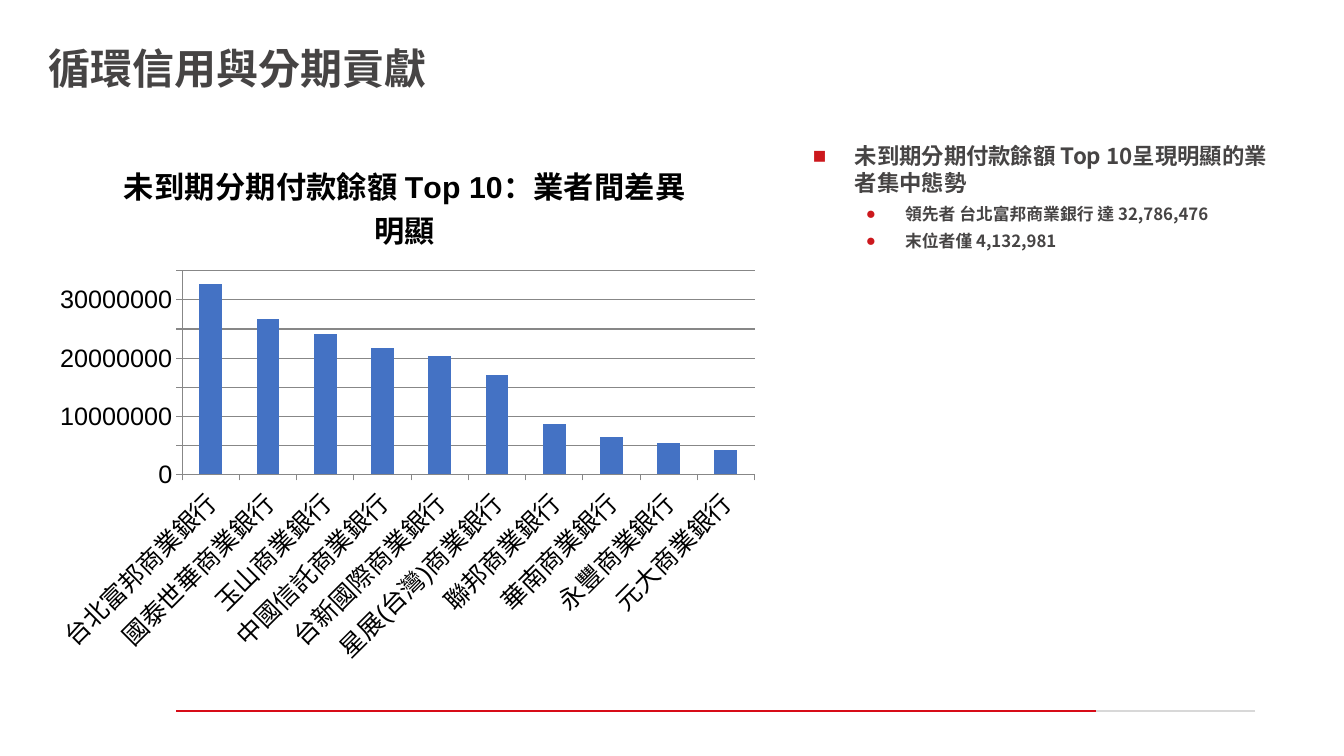
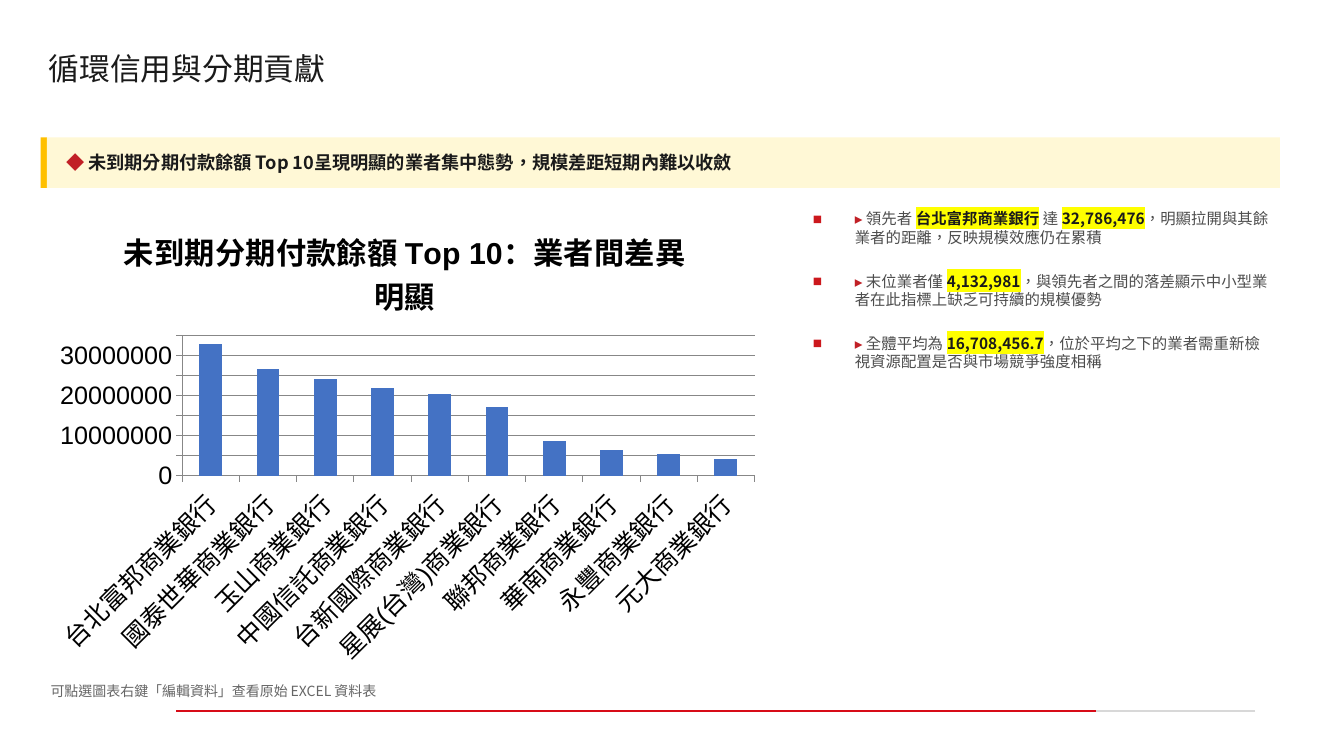
Before and after one commit to smileakklpl/llmanage-slidegen, a slide deck: slide 13 of outputs/full_deck/deck.pptx. Drawn at 1344x756 pixels with LibreOffice and Linux fonts; fonts in the diff are those of the drawing; background and template pictures are left out. Boxes give left, top, right and bottom in pixels: in the first picture for what was removed or moved away, otherwise in the second. Text is boxed around its words. In the diff, an @@ line names an element or a change of style, - is before the commit and + after.

```diff
--- a/outputs/full_deck/deck.pptx
+++ b/outputs/full_deck/deck.pptx
@@ title "循環信用與分期貢獻" at box(49, 54, 326, 83): size 30 to 22 pt, font Noto Sans CJK TC to Noto Sans CJK SC, text colour #464444 to #1A1A1A, bold off @@
@@ rectangle added at box(40, 137, 46, 188), fill #FFC000 @@
@@ rectangle added at box(47, 137, 1280, 188), fill #FFF8D6, 13 pt, text #1A1A1A, bold @@
+◆ 未到期分期付款餘額 Top 10呈現明顯的業者集中態勢，規模差距短期內難以收斂
@@ column chart: place and size @@
-column chart at box(40, 137, 769, 676)
+column chart at box(40, 205, 769, 676)
@@ text at box(855, 209, 1268, 369): text changed; size 12 to 11 pt; font Noto Sans CJK TC to Noto Sans CJK SC; text colour #464444 to #4D4D4D; bold off @@
-■ 未到期分期付款餘額 Top 10呈現明顯的業者集中態勢
-  ● 領先者 台北富邦商業銀行 達 32,786,476
-  ● 末位者僅 4,132,981
+■ ▸ 領先者 台北富邦商業銀行 達 32,786,476，明顯拉開與其餘業者的距離，反映規模效應仍在累積
+■ ▸ 末位業者僅 4,132,981，與領先者之間的落差顯示中小型業者在此指標上缺乏可持續的規模優勢
+■ ▸ 全體平均為 16,708,456.7，位於平均之下的業者需重新檢視資源配置是否與市場競爭強度相稱
@@ text added at box(51, 684, 376, 697), 10 pt, text #666666 @@
+可點選圖表右鍵「編輯資料」查看原始 EXCEL 資料表
```
Also in this commit, not shown: 19 other slides changed, 1 slide added, 27 other files.
